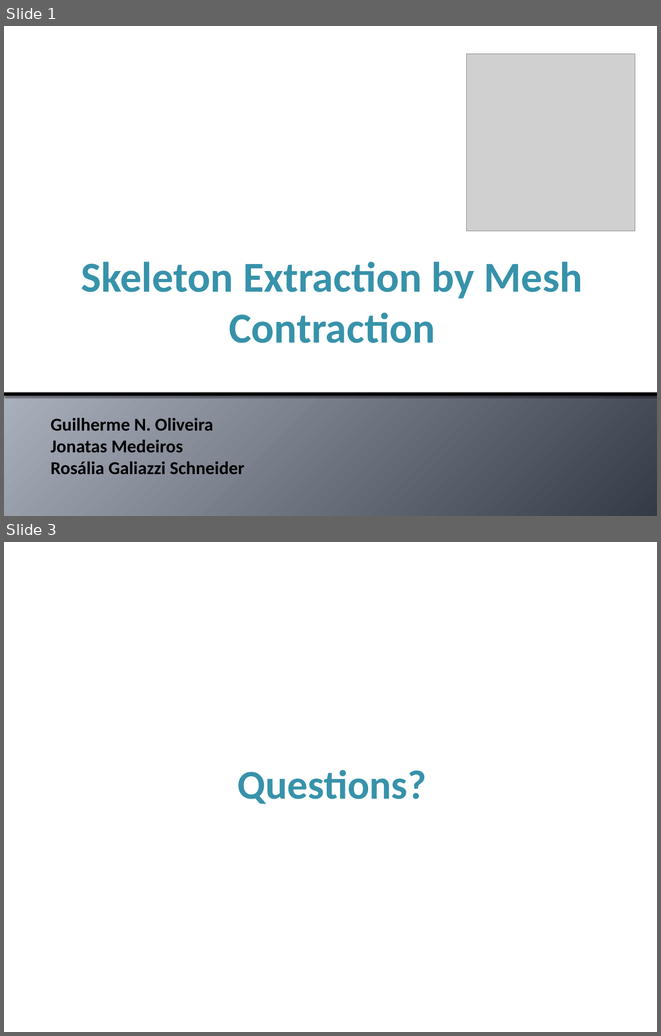
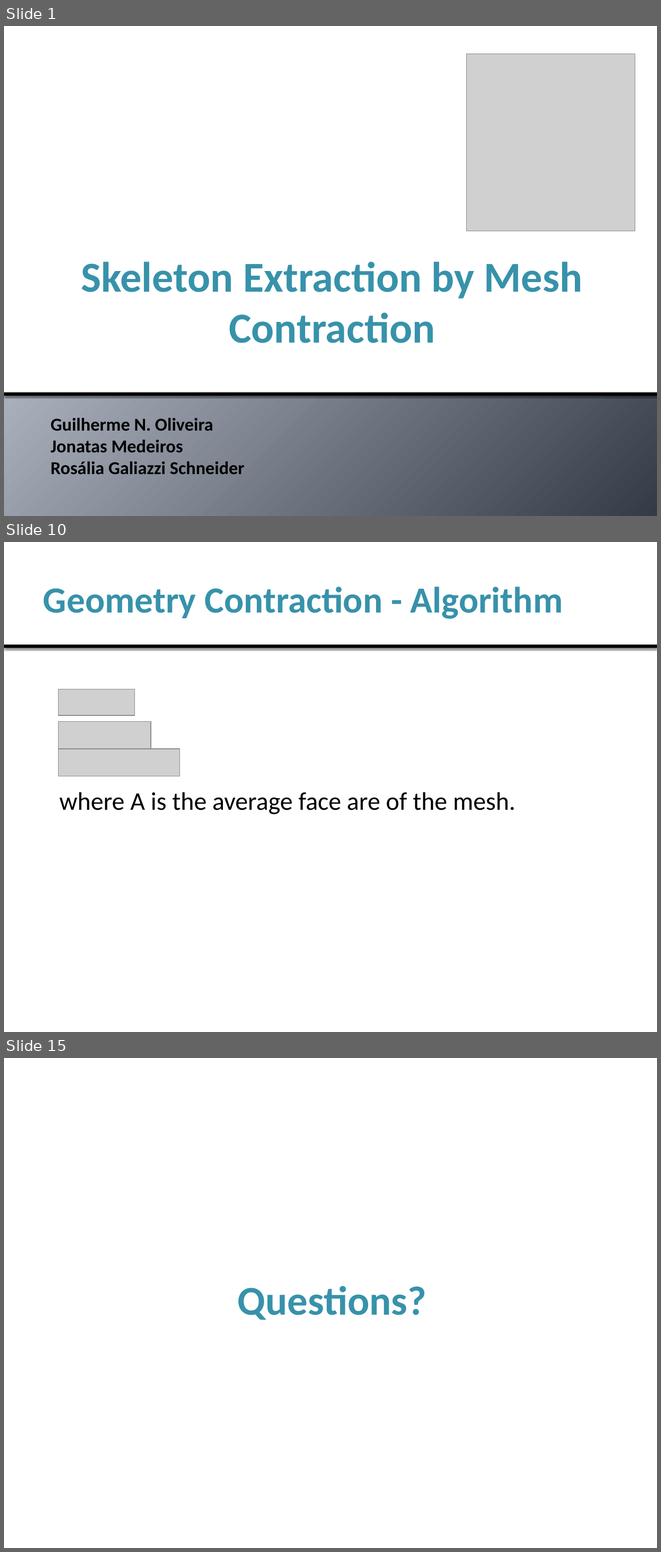
Before and after one commit to jonatascmedeiros/Skeleton-Extraction, a slide deck: Docs/Presentation.pptx. Shown one above the other, each under a label of ours: slides 1 and 3 before the commit, slides 1, 10 and 15 after it; the slides between them are not shown. The pictures are 661x1036 and 661x1552 pixels, drawn with LibreOffice and Linux fonts; fonts in the diff are those of the drawing; grey boxes stand for pictures. Boxes give left, top, right and bottom in pixels: in the first picture for what was removed or moved away, otherwise in the second. Text is boxed around its words. In the diff, an @@ line names an element or a change of style, - is before the commit and + after.

Commit message:
correcoes pequenas no techreport e feitas secoes introducao, motivacao, outline e geometry contraction da apresentacao

```diff
--- a/Docs/Presentation.pptx
+++ b/Docs/Presentation.pptx
@@ slide 10 added at bbox=[4, 542, 657, 1032], background #FFFFFF @@
@@ rectangle added at bbox=[4, 542, 657, 644], fill #FFFFFF @@
@@ title added at bbox=[37, 553, 624, 643], fill #FFFFFF, 40.5 pt, text #3792AA, bold @@
+Geometry Contraction - Algorithm
@@ rectangle added at bbox=[4, 644, 657, 648], fill #000000 @@
@@ picture added at bbox=[58, 689, 134, 716] @@
@@ picture added at bbox=[58, 722, 151, 748] @@
@@ picture added at bbox=[58, 749, 179, 776] @@
@@ text added at bbox=[59, 792, 515, 814], 28 pt, text #000000 @@
+where A is the average face are of the mesh.
@@ what was slide 3 is now slide 15 @@
```
Also in this commit, not shown: 1 slide changed, 11 other slides added, 1 other file.
